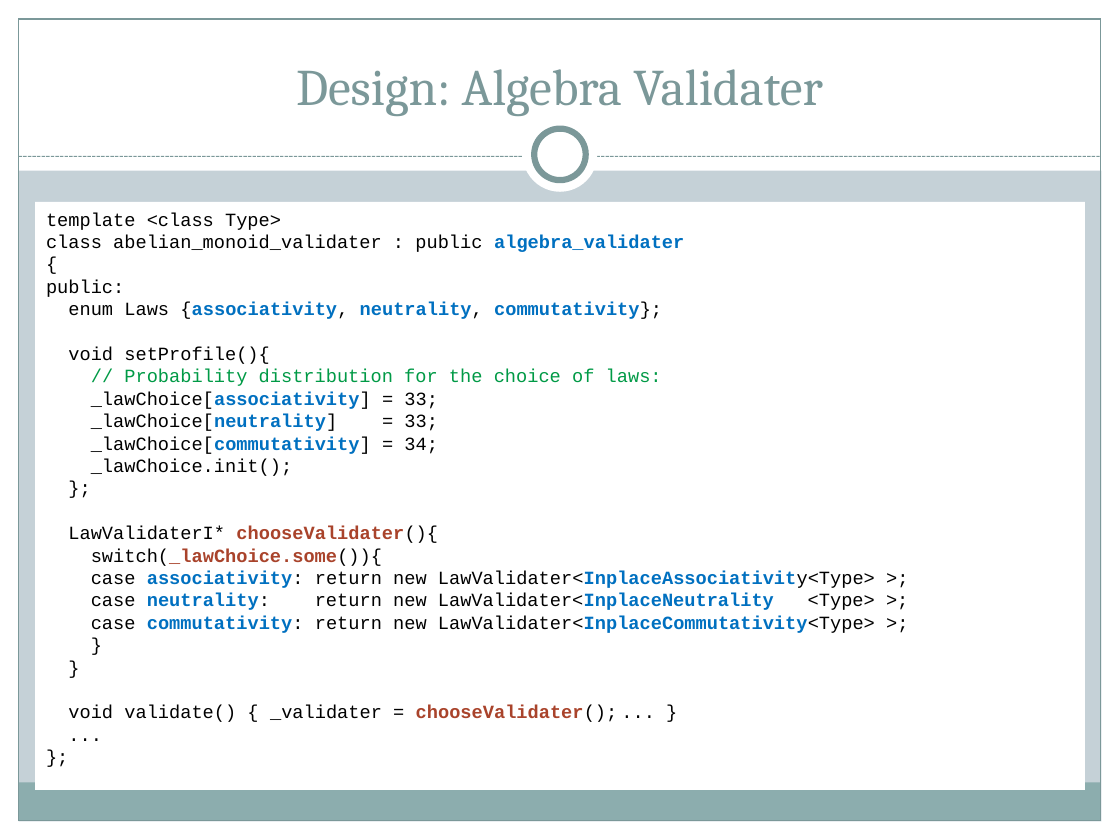
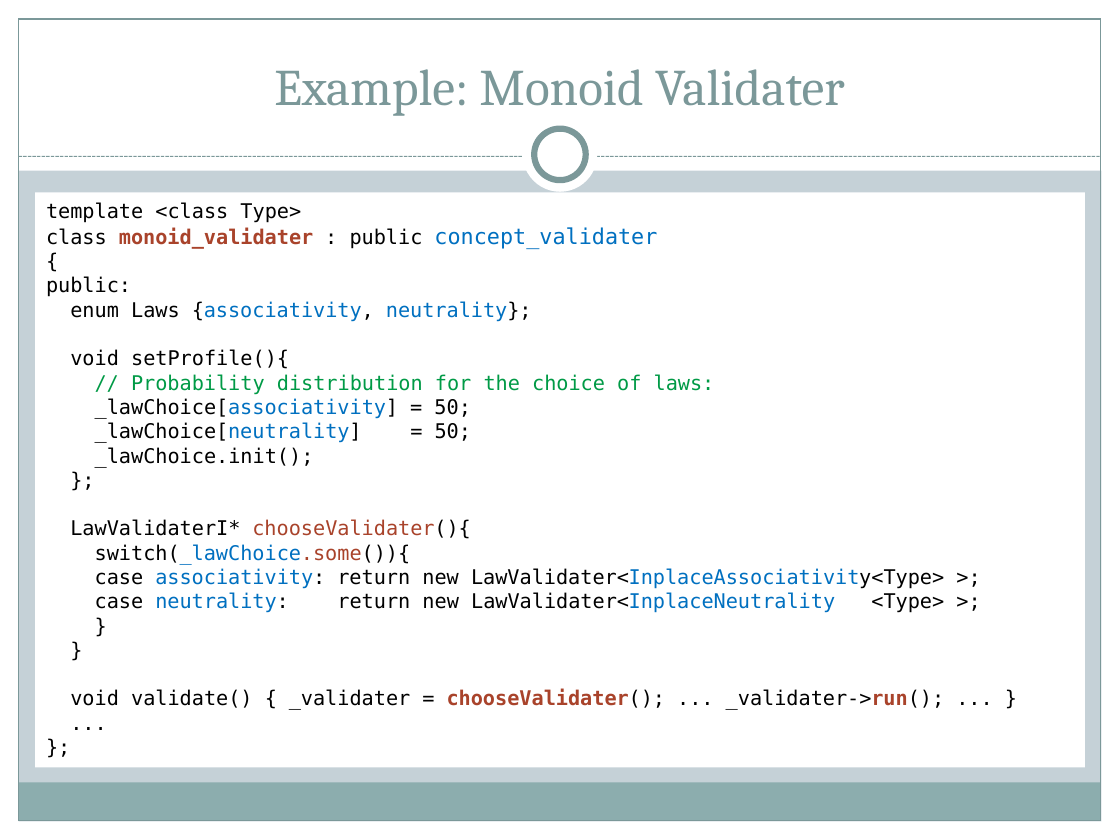
Before and after one commit to ryppl/boost-history, a slide deck: slide 29 of itl/libs/validate/doc/boostcon2010/BoostAlabaster.pptx (slide 25 before the commit). Drawn at 1120x840 pixels with LibreOffice and Linux fonts; fonts in the diff are those of the drawing. Boxes give left, top, right and bottom in pixels: in the first picture for what was removed or moved away, otherwise in the second. Text is boxed around its words. In the diff, an @@ line names an element or a change of style, - is before the commit and + after.

Commit message:
A few modifications in Validate for BoostCon. Added slides and pictures to the presentation.
SVN-Revision: 61673

```diff
--- a/itl/libs/validate/doc/boostcon2010/BoostAlabaster.pptx
+++ b/itl/libs/validate/doc/boostcon2010/BoostAlabaster.pptx
@@ title at bbox=[274, 69, 845, 116]: text changed @@
-Design: Algebra Validater
+Example: Monoid Validater
@@ rectangle "template <class Type>": place and size @@
-rectangle "template <class Type>" at bbox=[35, 202, 1085, 790]
+rectangle "template <class Type>" at bbox=[35, 193, 1085, 767]
@@ text in rectangle at bbox=[46, 202, 944, 613]: size 12 to 13 pt, font Courier New to DejaVu Sans Mono in "template <class Type>", "{", "public:", "void setProfile(){" and 11 more places; bold off in "chooseValidater(){", "switch(_lawChoice.some()){", "associativity: LawValidater<InplaceAssociativity<Type>", "neutrality: LawValidater<InplaceNeutrality"; text colour #A9432B to #0070C0 in "switch(_lawChoice.some()){" @@
@@ text in rectangle at bbox=[46, 227, 657, 249]: text changed; size 12 to 13 pt; font Courier New to DejaVu Sans Mono; text colour #000000 to #0070C0 @@
-class abelian_monoid_validater : public algebra_validater
+class monoid_validater : public concept_validater
@@ text in rectangle at bbox=[70, 301, 532, 322]: text changed; size 12 to 13 pt; font Courier New to DejaVu Sans Mono; bold off @@
-enum Laws {associativity, neutrality, commutativity};
+enum Laws {associativity, neutrality};
@@ text in rectangle at bbox=[95, 398, 472, 443]: text changed; size 12 to 13 pt; font Courier New to DejaVu Sans Mono @@
-_lawChoice[associativity] = 33;
-_lawChoice[neutrality] = 33;
-_lawChoice[commutativity] = 34;
+_lawChoice[associativity] = 50;
+_lawChoice[neutrality] = 50;
@@ text in rectangle at bbox=[91, 616, 875, 633]: paragraph removed @@
-case commutativity: return new LawValidater<InplaceCommutativity<Type> >;
@@ text in rectangle at bbox=[70, 689, 945, 710]: text changed; size 12 to 13 pt; font Courier New to DejaVu Sans Mono @@
-void validate() { _validater = chooseValidater(); ... }
+void validate() { _validater = chooseValidater(); ... _validater->run(); ... }
```
Also in this commit, not shown: 20 other slides changed, 17 slides added, 39 other files.
